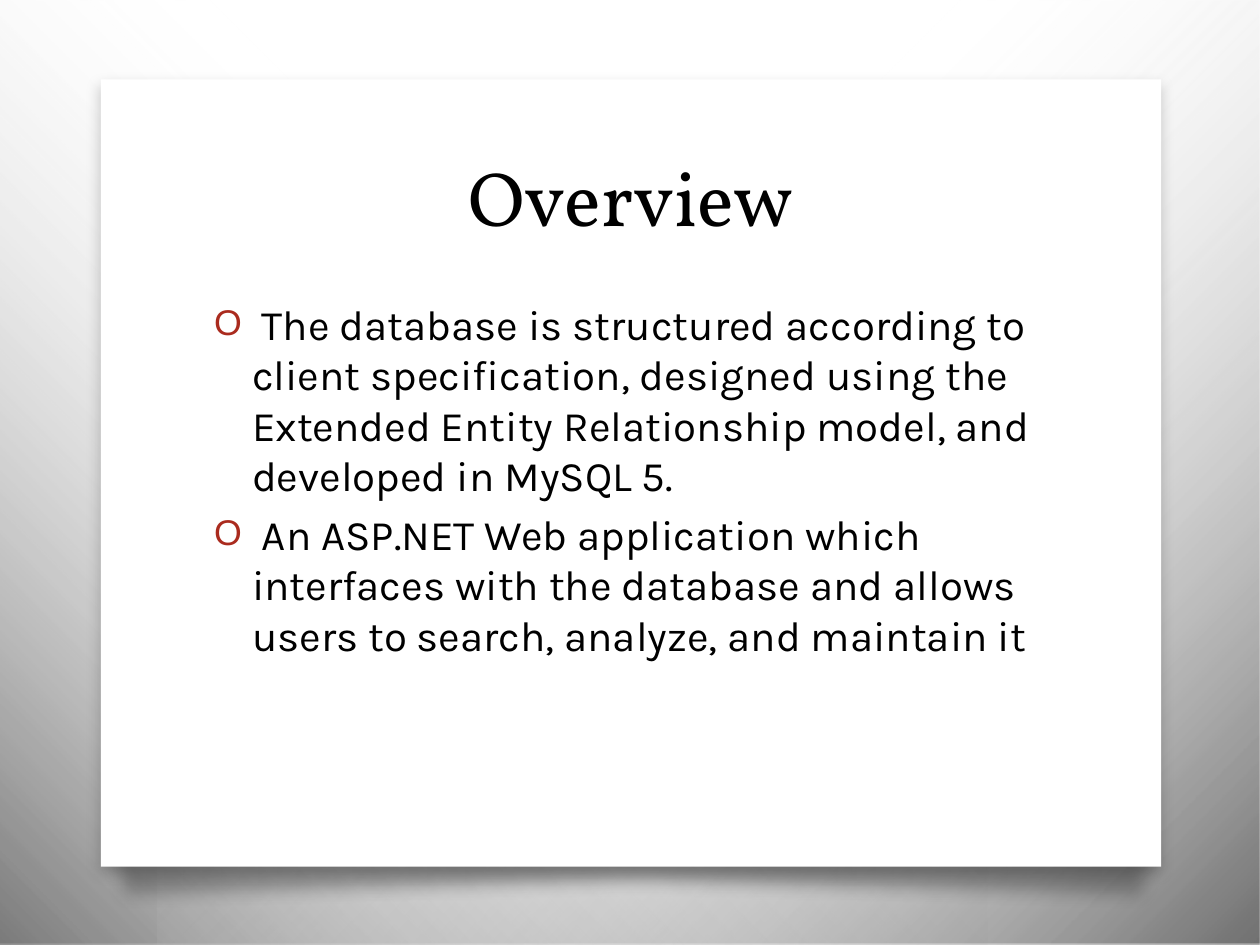
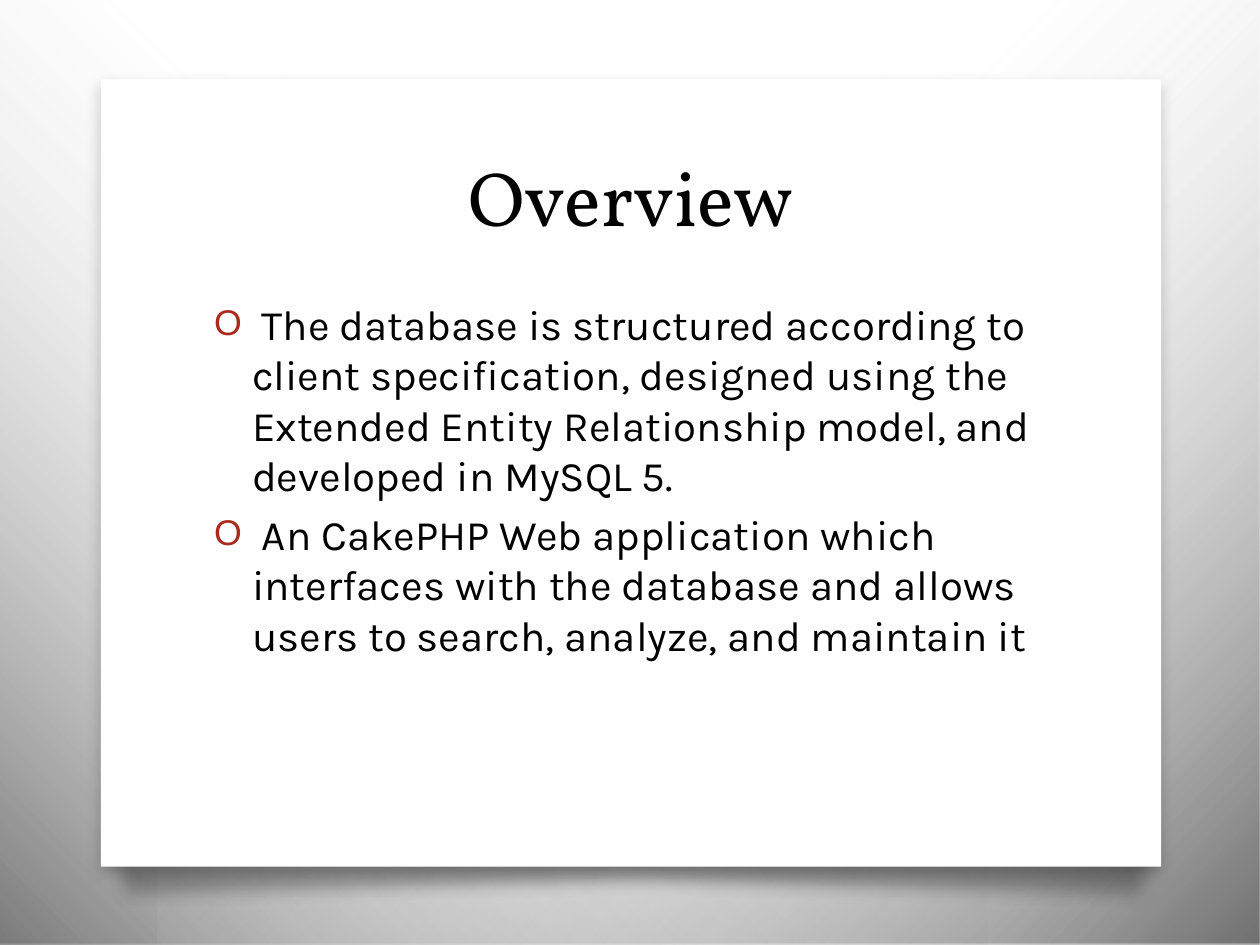
Before and after one commit to OnyxSpartanII/JudgeFrog, a slide deck: slide 4 of documentation/jdgFrog_Presentation.pptx. Drawn at 1260x945 pixels with LibreOffice and Linux fonts; fonts in the diff are those of the drawing; background and template pictures are left out. Boxes give left, top, right and bottom in pixels: in the first picture for what was removed or moved away, otherwise in the second. Text is boxed around its words. In the diff, an @@ line names an element or a change of style, - is before the commit and + after.

Commit message:
updated presentation

```diff
--- a/documentation/jdgFrog_Presentation.pptx
+++ b/documentation/jdgFrog_Presentation.pptx
@@ text at [252,521,1026,662]: text changed @@
-O An ASP.NET Web application which interfaces with the database and allows users to search, analyze, and maintain it
+O An CakePHP Web application which interfaces with the database and allows users to search, analyze, and maintain it
```
Also in this commit, not shown: 2 other slides changed.
